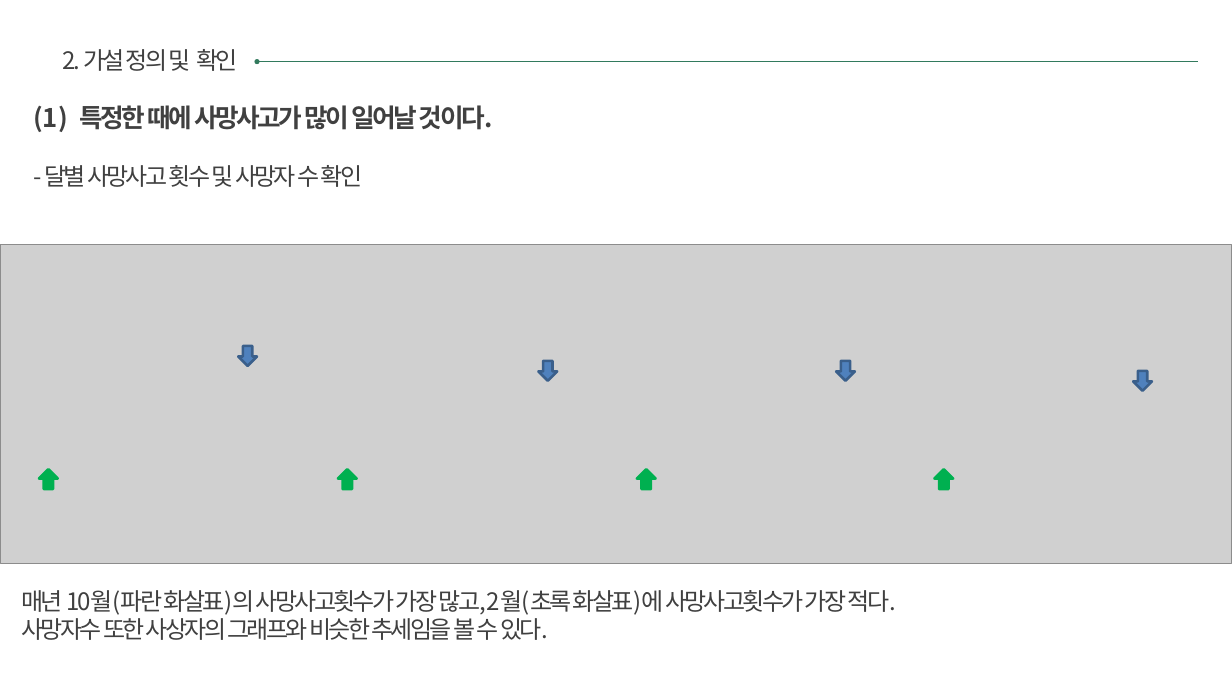
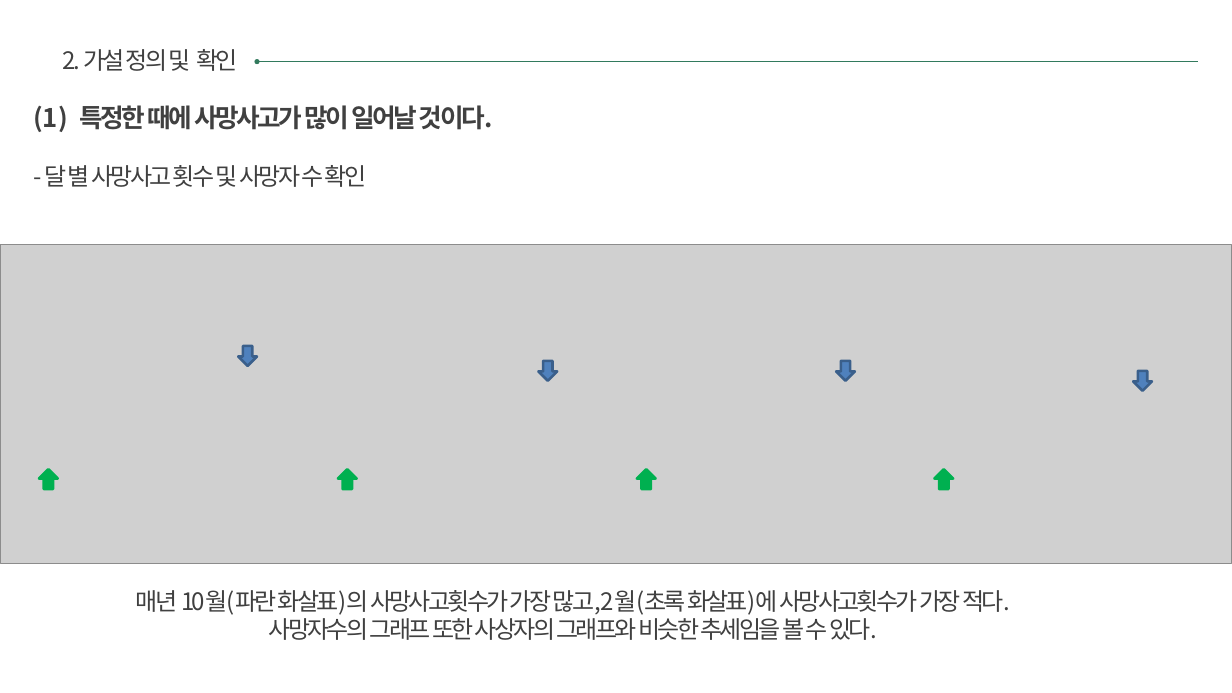
Before and after one commit to sunnight9507/4_2_-Data_Visualization, a slide deck: slide 4 of 교통사고/교통사고 데이터 분석.pptx. Drawn at 1232x693 pixels with LibreOffice and Linux fonts; fonts in the diff are those of the drawing; grey boxes stand for pictures. Boxes give left, top, right and bottom in pixels: in the first picture for what was removed or moved away, otherwise in the second. Text is boxed around its words. In the diff, an @@ line names an element or a change of style, - is before the commit and + after.

```diff
--- a/교통사고/교통사고 데이터 분석.pptx
+++ b/교통사고/교통사고 데이터 분석.pptx
@@ text at (44,165,366,187): spaces changed @@
-- 달별 사망사고 횟수 및 사망자 수 확인
+- 달 별 사망사고 횟수 및 사망자 수 확인
@@ text at (136,590,1010,615): alignment left to centre @@
@@ text at (269,614,877,640): text changed @@
-사망자수 또한 사상자의 그래프와 비슷한 추세임을 볼 수 있다.
+사망자수의 그래프 또한 사상자의 그래프와 비슷한 추세임을 볼 수 있다.
```
Also in this commit, not shown: 5 other slides changed, 2 slides added, 1 slide removed, 1 other file.
